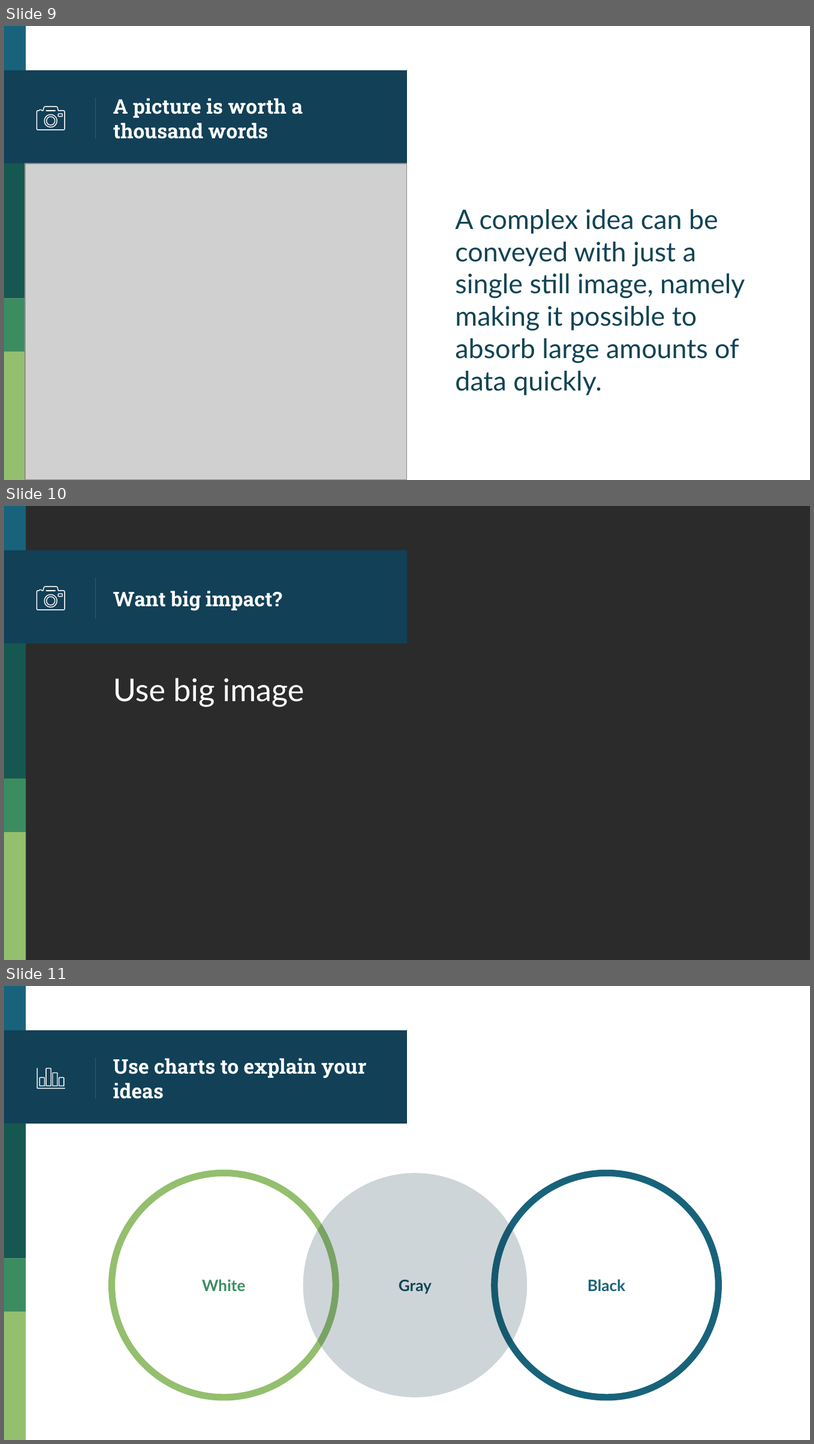
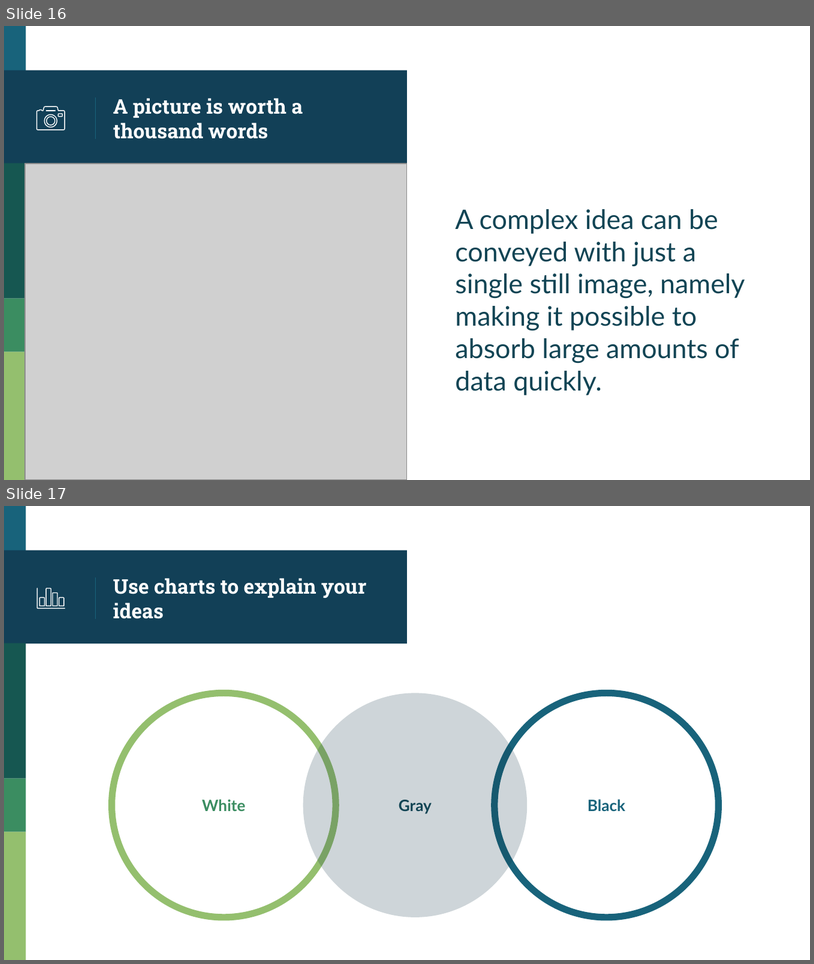
Before and after one commit to LuMug/Carthafind, a slide deck: I3_Presentazione_Carthafind.pptx. Shown one above the other, each under a label of ours: slides 9, 10 and 11 before the commit, slides 16 and 17 after it. The pictures are 814x1444 and 814x964 pixels, drawn with LibreOffice and Linux fonts; fonts in the diff are those of the drawing; grey boxes stand for pictures; background and template pictures are left out; a plain dark background stands for a picture behind light text. Boxes give left, top, right and bottom in pixels: in the first picture for what was removed or moved away, otherwise in the second. Text is boxed around its words. In the diff, an @@ line names an element or a change of style, - is before the commit and + after.

```diff
--- a/I3_Presentazione_Carthafind.pptx
+++ b/I3_Presentazione_Carthafind.pptx
@@ slide 10 removed at <box>4,506,810,960</box>, background picture (left out); not listed: 6 template elements that a slide beside it also shows @@
@@ group removed at <box>37,586,65,610</box>: 5 freeform shapes @@
@@ title removed at <box>113,591,282,610</box> @@
-Want big impact?
@@ text removed at <box>113,678,305,707</box> @@
-Use big image
@@ what was slide 9 is now slide 16 @@
@@ what was slide 11 is now slide 17 @@
```
Also in this commit, not shown: 2 slides changed, 7 slides added, 1 other file.
